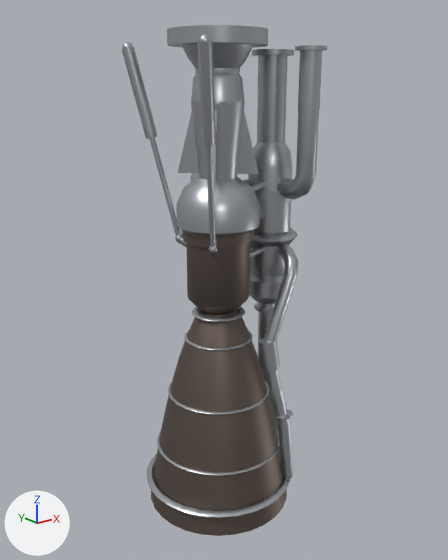
Two versions of the glTF model client/public/models/eng_kerolox_workhorse.glb, one commit apart.
Both versions are drawn from a 50 mm camera at (-2.23, -2.84, 2.61) aimed at (0.06, 0.02, 1.47). Every picture has the same lights, and +X, +Y and +Z are marked at lower left. The older version comes first. Where no turn or scale is listed for an object, it has been applied to the vertices. Vertices at exactly the same position are counted once.

Names of what the first picture shows: 'eng_kerolox_workhorse_mesh'.
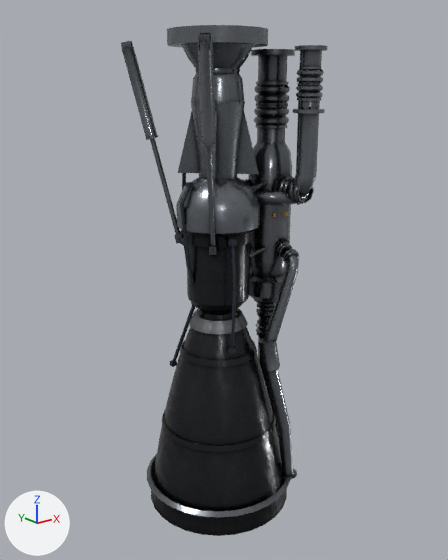
Boxes [x1, y1, x2, y2] around the edits, measured in the pictures (448 x 560 px):
'eng_kerolox_workhorse_mesh', reshaped
    before: [122, 25, 327, 536]
    after: [121, 25, 328, 536]
part 1 of me_eng_kerolox_workhorse_mesh, added
    after: [186, 182, 194, 189]
part 2 of me_eng_kerolox_workhorse_mesh, added
    after: [229, 239, 237, 246]
part 3 of me_eng_kerolox_workhorse_mesh, added
    after: [228, 347, 236, 354]
part 4 of me_eng_kerolox_workhorse_mesh, rebuilt
    before: [192, 306, 245, 324]
    after: [189, 308, 248, 334]
part 5 of me_eng_kerolox_workhorse_mesh, deleted
    before: [184, 330, 253, 351]
part 6 of me_eng_kerolox_workhorse_mesh, deleted
    before: [168, 382, 269, 415]
part 7 of me_eng_kerolox_workhorse_mesh, deleted
    before: [157, 431, 280, 476]
part 8 of me_eng_kerolox_workhorse_mesh, deleted
    before: [275, 410, 293, 421]
part 9 of me_eng_kerolox_workhorse_mesh, built on
    before: [122, 41, 327, 518]
    after: [121, 27, 328, 518]
part 10 of me_eng_kerolox_workhorse_mesh, built on
    before: [198, 34, 212, 43]
    after: [197, 33, 216, 145]
part 11 of me_eng_kerolox_workhorse_mesh, recoloured
    both: [177, 43, 289, 476]
part 12 of me_eng_kerolox_workhorse_mesh, recoloured
    both: [155, 300, 278, 530]

The edits, one by one:
Picture 'eng_kerolox_workhorse_phone_orm' (img_eng_kerolox_workhorse_phone_orm) is new.
Picture 'eng_kerolox_workhorse_phone_albedo' (img_eng_kerolox_workhorse_phone_albedo) is new.
Picture 'eng_kerolox_workhorse_phone_normal' (img_eng_kerolox_workhorse_phone_normal) is new.
Material 'eng_kerolox_workhorse_phone' (mat_eng_kerolox_workhorse_phone) is new.
Uses the picture img_eng_kerolox_workhorse_phone_albedo.
Uses the picture img_eng_kerolox_workhorse_phone_normal.
Uses the picture img_eng_kerolox_workhorse_phone_orm.
me_eng_kerolox_workhorse_mesh is used by ob_eng_kerolox_workhorse_mesh; location (0.0, 0.0, 0.0).
me_eng_kerolox_workhorse_mesh had 2465 vertices, 4280 faces and spanned x -0.48..0.62, y -0.48..0.48, z 0.0..2.9.
me_eng_kerolox_workhorse_mesh no longer uses material mat_detail_dark (dark blue #293038).
me_eng_kerolox_workhorse_mesh now has 4766 vertices, 7760 faces and spans x -0.48..0.62, y -0.48..0.48, z 0.0..2.9.
me_eng_kerolox_workhorse_mesh part 1: a new loose piece, a box spanning x -0.218..-0.183, y -0.015..0.015, z 2.065..2.095, in mat_eng_kerolox_workhorse_phone.
me_eng_kerolox_workhorse_mesh part 2: a new loose piece, a box spanning x -0.106..-0.071, y -0.259..-0.229, z 1.765..1.795, in mat_eng_kerolox_workhorse_phone.
me_eng_kerolox_workhorse_mesh part 3: a new loose piece, a box spanning x -0.09..-0.055, y -0.24..-0.21, z 1.105..1.135, in mat_eng_kerolox_workhorse_phone.
me_eng_kerolox_workhorse_mesh part 4: the loose piece of 64 vertices spanning x -0.17..0.17, y -0.17..0.17, z 1.26..1.3 is rebuilt with 64 vertices and now spans x -0.18..0.18, y -0.18..0.18, z 1.21..1.27, in mat_eng_kerolox_workhorse_phone.
me_eng_kerolox_workhorse_mesh part 5: the loose piece of 112 vertices spanning x -0.21..0.21, y -0.21..0.21, z 1.11..1.13 is deleted.
me_eng_kerolox_workhorse_mesh part 6: the loose piece of 112 vertices spanning x -0.33..0.33, y -0.33..0.33, z 0.74..0.76 is deleted.
me_eng_kerolox_workhorse_mesh part 7: the loose piece of 112 vertices spanning x -0.41..0.41, y -0.41..0.41, z 0.38..0.4 is deleted.
me_eng_kerolox_workhorse_mesh part 8: the loose piece of 18 vertices spanning x 0.21..0.32, y -0.4..-0.28, z 0.6..0.64 is deleted.
me_eng_kerolox_workhorse_mesh part 9: 19 vertices moved from x -0.19..0.46, y -0.37..0.18, z 0.18..2.11 to x -0.2..0.46, y -0.38..0.18, z 0.18..2.07; 339 vertices removed from x -0.46..0.6, y -0.46..0.46, z 0.07..2.9; 2638 vertices added at x -0.46..0.58, y -0.46..0.46, z 0.06..2.9.
me_eng_kerolox_workhorse_mesh part 10: 3 vertices moved from x -0.37..-0.34, y -0.37..-0.33, z 2.79..2.83 to x -0.37..-0.33, y -0.37..-0.33, z 2.79..2.83; 18 vertices removed from x -0.39..-0.27, y -0.38..-0.27, z 2.33..2.84; 48 vertices added at x -0.4..-0.24, y -0.4..-0.24, z 2.32..2.85.
me_eng_kerolox_workhorse_mesh part 11: 195 faces spanning x -0.46..0.59, y -0.46..0.46, z 0.0..2.82 switch from mat_engine_metal (light grey #bcbfc4) to mat_eng_kerolox_workhorse_phone.
me_eng_kerolox_workhorse_mesh part 12: 150 faces spanning x -0.46..0.46, y -0.46..0.46, z 0.0..1.92 switch from mat_nozzle_hot (brown #73675f) to mat_eng_kerolox_workhorse_phone.
Other edits to the shape of me_eng_kerolox_workhorse_mesh do not show in these pictures.
